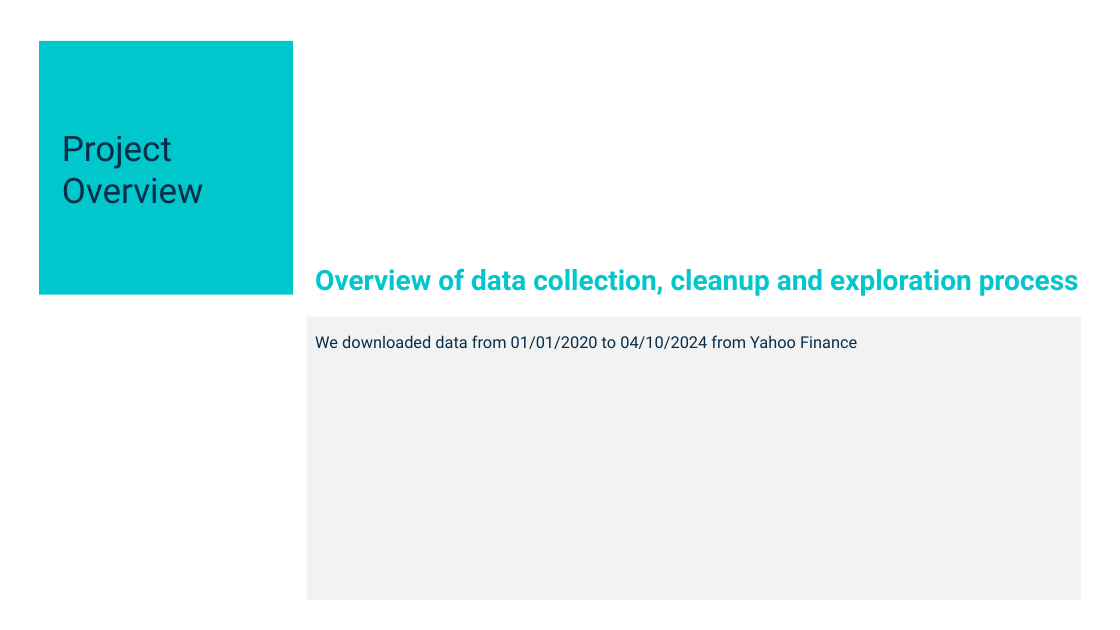
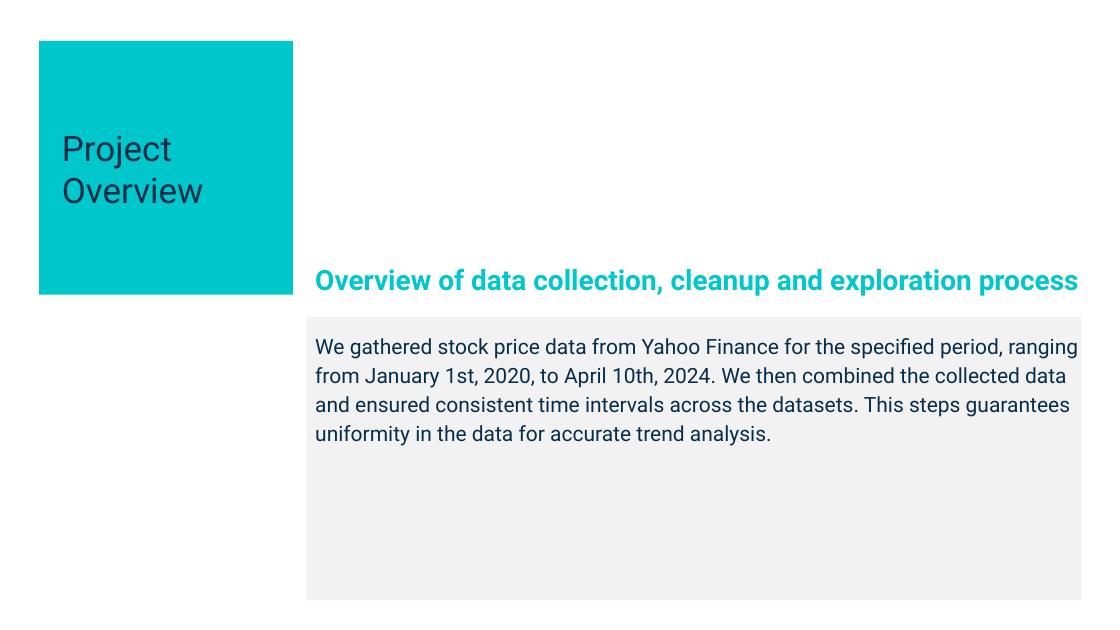
Before and after one commit to srhill12/Solar_stock_project, a slide deck: slide 4 of Project_1_Group_2.pptx. Drawn at 1120x630 pixels with LibreOffice and Linux fonts; fonts in the diff are those of the drawing. Boxes give left, top, right and bottom in pixels: in the first picture for what was removed or moved away, otherwise in the second. Text is boxed around its words. In the diff, an @@ line names an element or a change of style, - is before the commit and + after.

```diff
--- a/Project_1_Group_2.pptx
+++ b/Project_1_Group_2.pptx
@@ text at box(315, 338, 1078, 446): text changed; size 14 to 18 pt @@
-We downloaded data from 01/01/2020 to 04/10/2024 from Yahoo Finance
+We gathered stock price data from Yahoo Finance for the specified period, ranging from January 1st, 2020, to April 10th, 2024. We then combined the collected data and ensured consistent time intervals across the datasets. This steps guarantees uniformity in the data for accurate trend analysis.
```
Also in this commit, not shown: 8 other slides changed, 1 other file.
